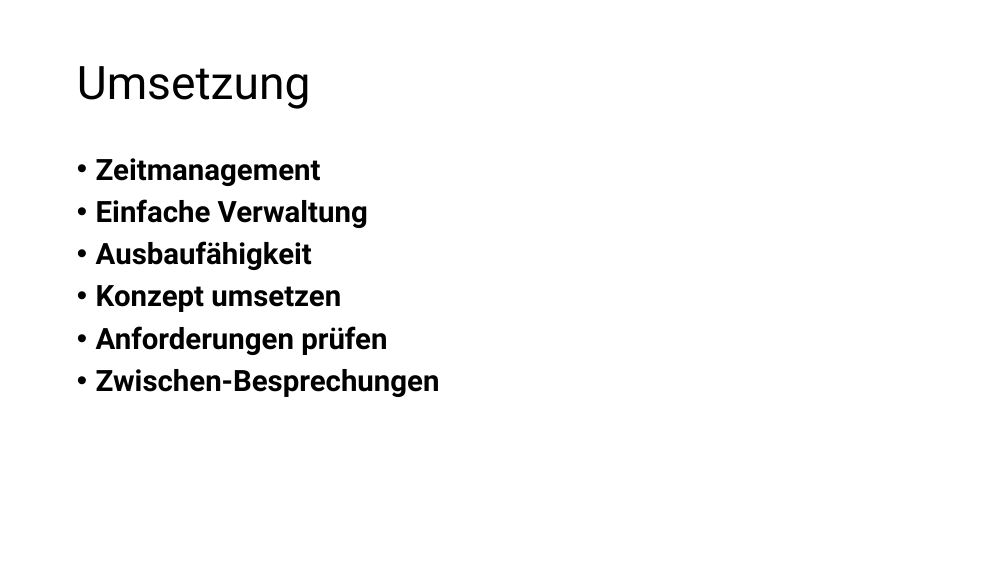
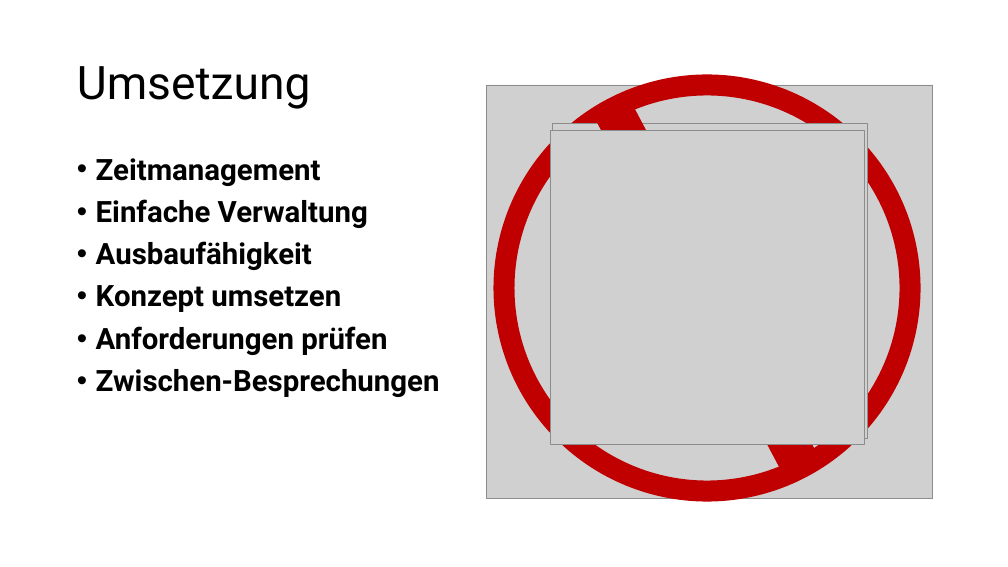
Before and after one commit to CoffeeCodeSwitzerland/WISSDashboard, a slide deck: slide 7 of Präsentation/Präsentation_Projektabschluss.pptx. Drawn at 1008x567 pixels with LibreOffice and Linux fonts; fonts in the diff are those of the drawing; grey boxes stand for pictures; background and template pictures are left out. Boxes give left, top, right and bottom in pixels: in the first picture for what was removed or moved away, otherwise in the second. Text is boxed around its words. In the diff, an @@ line names an element or a change of style, - is before the commit and + after.

```diff
--- a/Präsentation/Präsentation_Projektabschluss.pptx
+++ b/Präsentation/Präsentation_Projektabschluss.pptx
@@ picture added at [486,85,933,498] @@
@@ ellipse added at [504,85,910,491], outline #C00000 20 pt @@
@@ parallelogram added at [584,99,830,477], fill #C00000, outline #C00000 1 pt @@
@@ picture added at [551,131,864,445] @@
@@ picture added at [552,123,867,439] @@
```
Also in this commit, not shown: 2 other slides changed.
